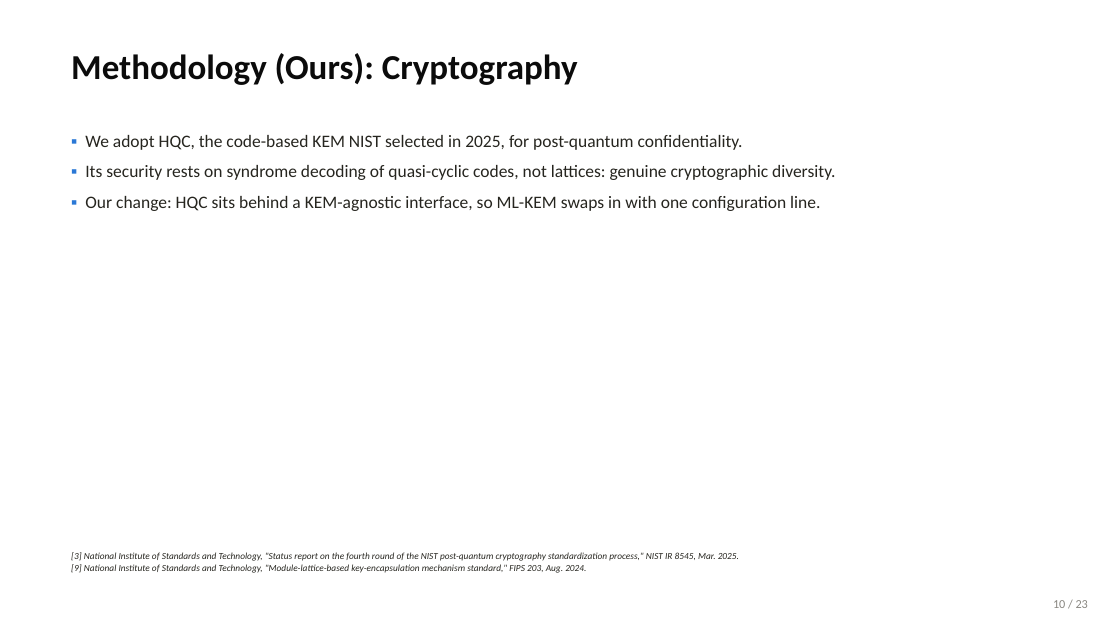
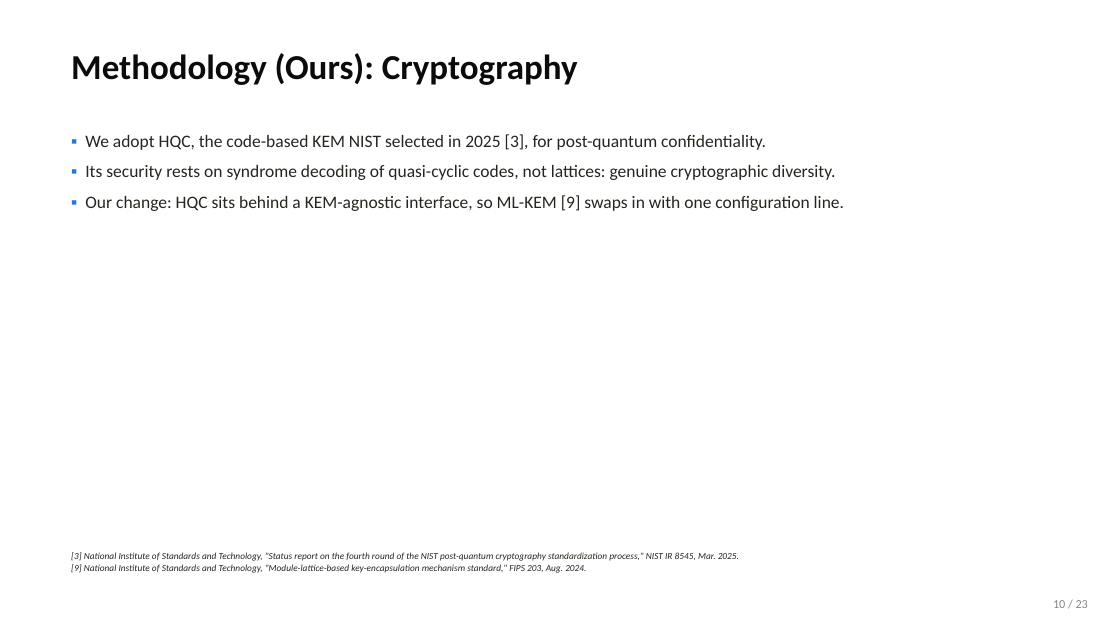
Before and after one commit to wshuv-o/cb-safe-draft, a slide deck: slide 11 of paper/cbsafe_deck.pptx. Drawn at 1120x630 pixels with LibreOffice and Linux fonts; fonts in the diff are those of the drawing. Boxes give left, top, right and bottom in pixels: in the first picture for what was removed or moved away, otherwise in the second. Text is boxed around its words. In the diff, an @@ line names an element or a change of style, - is before the commit and + after.

```diff
--- a/paper/cbsafe_deck.pptx
+++ b/paper/cbsafe_deck.pptx
@@ text at [85, 134, 766, 150]: text changed @@
-▪ We adopt HQC, the code-based KEM NIST selected in 2025, for post-quantum confidentiality.
+▪ We adopt HQC, the code-based KEM NIST selected in 2025 [3], for post-quantum confidentiality.
@@ text at [85, 195, 844, 211]: text changed @@
-▪ Our change: HQC sits behind a KEM-agnostic interface, so ML-KEM swaps in with one configuration line.
+▪ Our change: HQC sits behind a KEM-agnostic interface, so ML-KEM [9] swaps in with one configuration line.
```
Also in this commit, not shown: 21 other slides changed, 23 other files.
